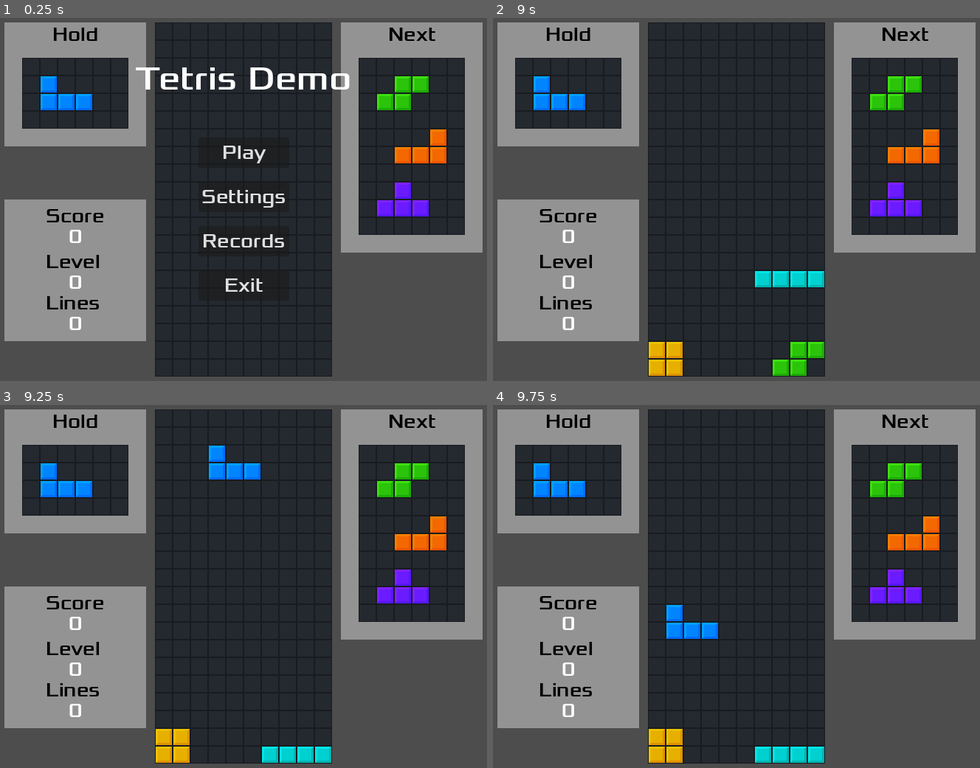
Above: before the commit, frames 1-4 (two rows, left to right).
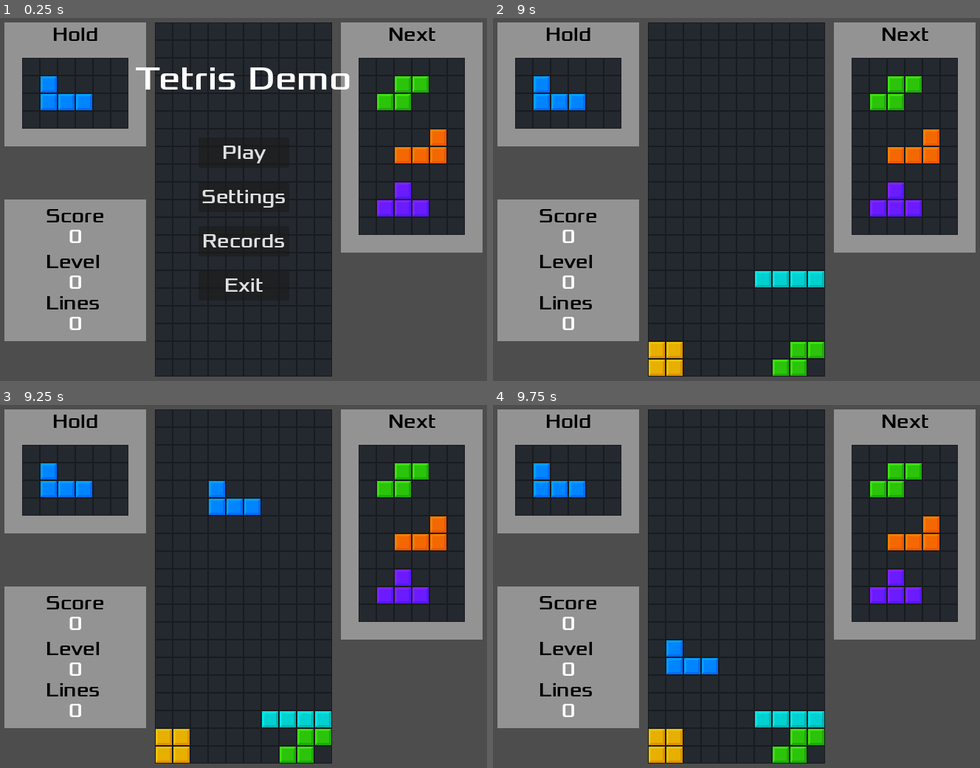
Above: after the commit, the same moments.

Repository: chiangwanyi/godot_02_tetris
Game: Godot game, scene res://Scenes/main.tscn
Two runs of this game, one before a commit and one after it. Both use one fixed random seed, a clock stepped at 60 frames per second and the inputs below.
Inputs:
- Up to frame 1 (0.25 s): no input
- Up to frame 2 (9 s): click "Play" at 0.5 s; tap Enter at 1.25, 4.25, 7.25 s; hold D (move_right) 1.28-2.03 s; hold Space (rotate) 1.28-2.03 s; hold S (move_down) 2.03-2.78 s; tap Space (rotate) at 2.1, 3.6, 5.1, 5.75, 6.6, 8.1 s; hold Space (rotate) 2.78-3.53 s; hold D (move_right) 2.78-4.28 s; hold Space (rotate) 4.28-5.03 s; hold A (move_left) 4.28-5.78 s; hold S (move_down) 5.78-6.53 s; hold Space (rotate) 5.78-6.53 s; hold D (move_right) 6.53-8.78 s; hold Space (rotate) 7.28-8.03 s; hold S (move_down) from 8.78 s (still down); hold Space (rotate) from 8.78 s (still down)
- Up to frame 3 (9.25 s): keep holding S (move_down); keep holding Space (rotate)
- Up to frame 4 (9.75 s): release S (move_down) at 9.53 s; release Space (rotate) at 9.53 s; hold A (move_left) from 9.53 s (still down); tap Space (rotate) at 9.6 s

Frames 1-2 are identical in both runs. In frame 3, 2.7% of the frame differs, in the area x 42-69%, y 11-99%; in frame 4, 2.7%.

Commit message:
完整移动

Diff:
--- a/Utils/algorithm/matrix2D.gd
+++ b/Utils/algorithm/matrix2D.gd
@@ -39,10 +39,10 @@
 
 # 判断child矩阵放置到child_pos时是否与该位置的值重叠（用is_value_exclude判断，返回true表示重叠）
 func is_overlapping(child: Matrix2D, child_pos: Vector2i) -> bool:
-	Logger.info(self, "start check is overlapping")
+	#Logger.info(self, "start check is overlapping")
 	# 先从逻辑上将child从父矩阵data中移除（若child在children中）
 	if children.has(child):
-		print("clearing...")
+		#print("clearing...")
 		clear_child_data(child)
 
 	#print_matrix()
@@ -60,14 +60,14 @@
 	if result:
 		Logger.warn(self, "is_overlapping")
 	# 判断新位置是否重叠
-	Logger.info(self, "end check is overlapping")
+	#Logger.info(self, "end check is overlapping")
 	return result
 
 # 值是否相斥
 func is_value_exclude(v1: Variant, v2: Variant) -> bool:
 	if v1 == 0 or v2 == 0:
 		return false
-	return v1 == v2
+	return true
 
 func print_matrix():
 	for i in range(y):
@@ -75,7 +75,7 @@
 
 # 添加子矩阵
 func add_child_matrix(child: Matrix2D, child_pos: Vector2i) -> bool:
-	Logger.info(self, "start add childe")
+	#Logger.info(self, "start add childe")
 	# 检查子矩阵是否超出当前矩阵范围
 	if child_pos.x < 0 or child_pos.x + child.x > x or child_pos.y < 0 or child_pos.y + child.y > y:
 		Logger.warn(self, "add child matrix failed: out of bound", [])
@@ -90,21 +90,25 @@
 
 	# 更新父矩阵值
 	set_child_data(child, child_pos)
-	Logger.info(self, "add child matrix successful")
-	print(children)
+	#Logger.info(self, "add child matrix successful")
+	#print(children)
 	return true
 
 func set_child_data(child: Matrix2D, pos: Vector2i):
 	for i in range(child.y):
 		for j in range(child.x):
-			set_value(pos.x + j, pos.y + i, child.get_value(j, i))
+			var value = child.get_value(j, i)
+			if value != empty_value:
+				set_value(pos.x + j, pos.y + i, value)
 
 func clear_child_data(child: Matrix2D):
 	var current_position: Vector2i = child_pos_map[child]
 
 	for i in range(child.y):
 		for j in range(child.x):
-			set_value(current_position.x + j, current_position.y + i, empty_value)
+			var value = child.get_value(j, i)
+			if value != empty_value:
+				set_value(current_position.x + j, current_position.y + i, empty_value)
 
 func update_child_data(child: Matrix2D, pos: Vector2i):
 	clear_child_data(child)
@@ -152,9 +156,7 @@
 	# 执行移动
 	child_pos_map[child] = new_position
 
-	for i in range(child.y):
-		for j in range(child.x):
-			set_value(new_position.x + j, new_position.y + i, child.get_value(j, i))
+	set_child_data(child, new_position)
 	return true
 
 func get_class_name():
